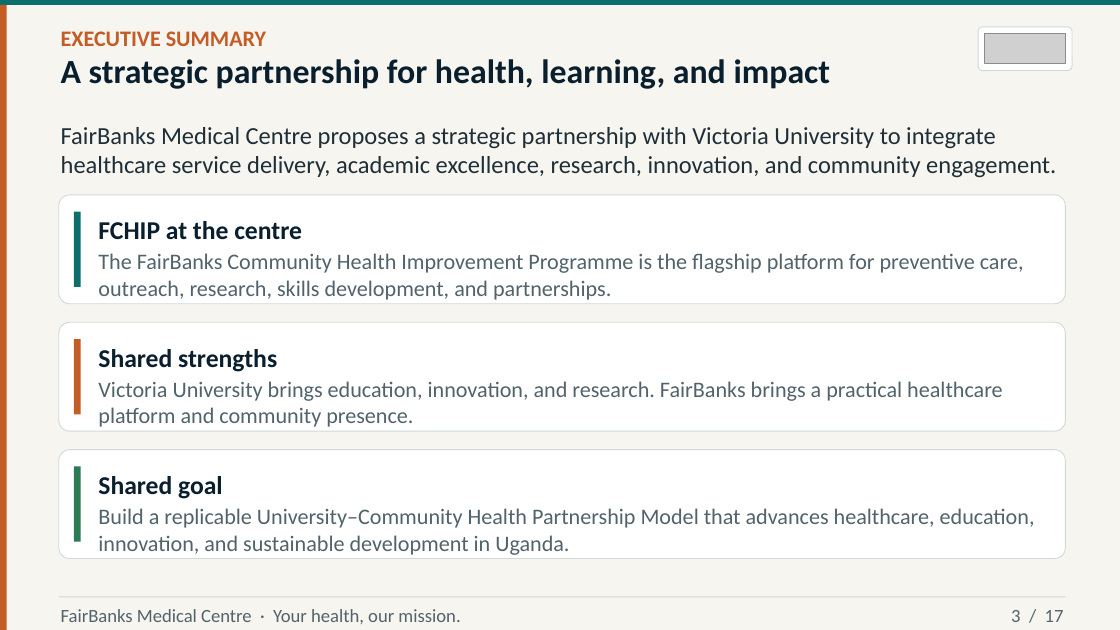
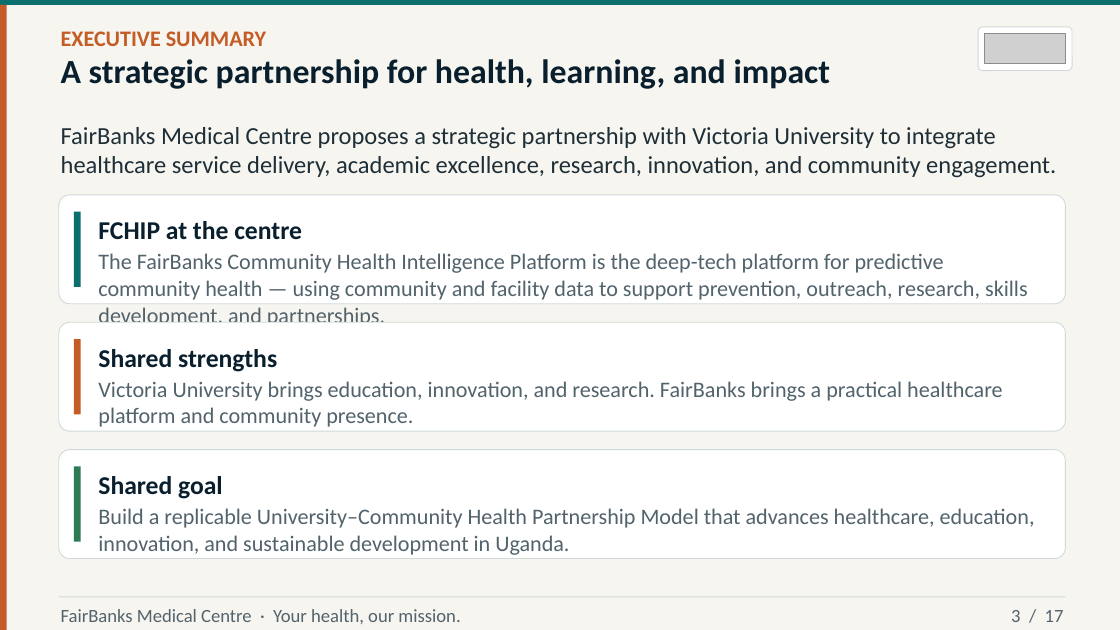
Before and after one commit to WASSWA2624/fairbanks, a slide deck: slide 3 of victoria/documents/victoria_ppt.pptx. Drawn at 1120x630 pixels with LibreOffice and Linux fonts; fonts in the diff are those of the drawing; grey boxes stand for pictures. Boxes give left, top, right and bottom in pixels: in the first picture for what was removed or moved away, otherwise in the second. Text is boxed around its words. In the diff, an @@ line names an element or a change of style, - is before the commit and + after.

Commit message:
Update PowerPoint presentation and script for FairBanks Community Health Intelligence Platform. Revised text to reflect new branding and focus areas, enhancing clarity on the platform's objectives and functionalities. Adjusted content to emphasize predictive health capabilities and community engagement strategies.

```diff
--- a/victoria/documents/victoria_ppt.pptx
+++ b/victoria/documents/victoria_ppt.pptx
@@ text at bbox=[98, 253, 1028, 322]: text changed @@
-The FairBanks Community Health Improvement Programme is the flagship platform for preventive care, outreach, research, skills development, and partnerships.
+The FairBanks Community Health Intelligence Platform is the deep-tech platform for predictive community health — using community and facility data to support prevention, outreach, research, skills development, and partnerships.
```
Also in this commit, not shown: 2 other slides changed, 1 other file.
